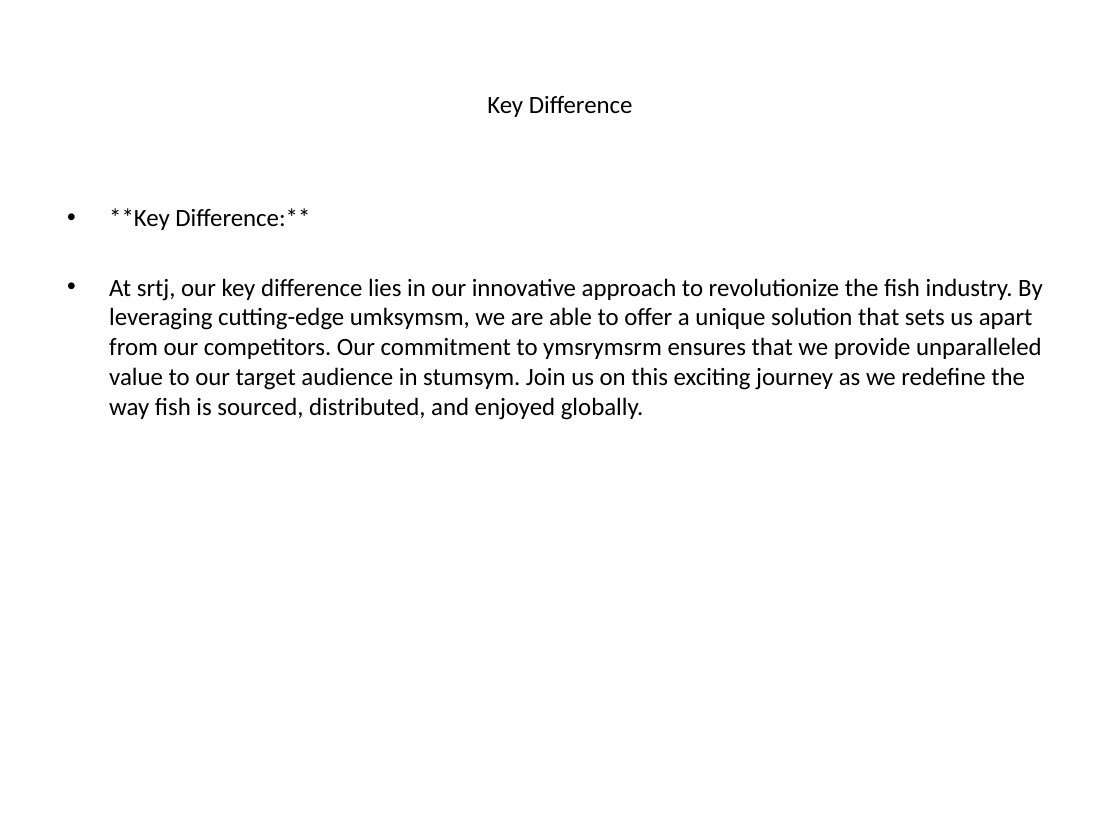
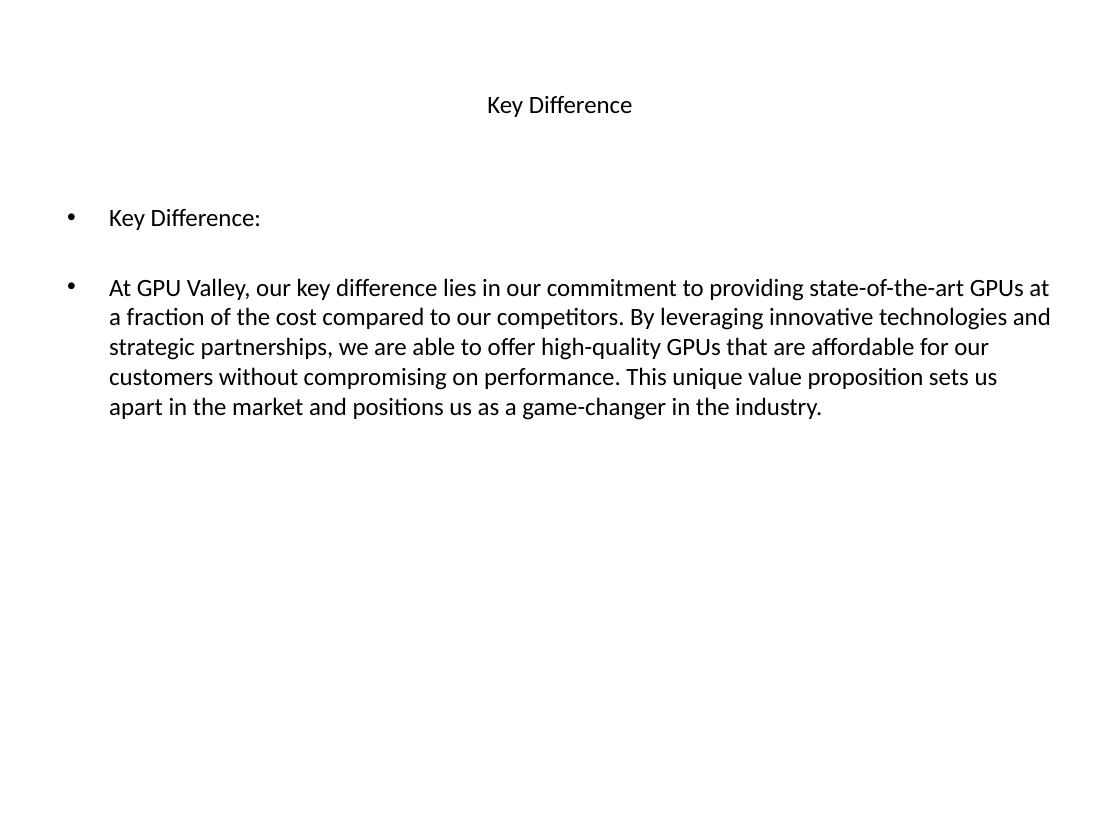
Before and after one commit to luhouyang/cantimagine, a slide deck: slide 5 of generated_ppt/_presentation.pptx. Drawn at 1120x840 pixels with LibreOffice and Linux fonts; fonts in the diff are those of the drawing. Boxes give left, top, right and bottom in pixels: in the first picture for what was removed or moved away, otherwise in the second. Text is boxed around its words. In the diff, an @@ line names an element or a change of style, - is before the commit and + after.

```diff
--- a/generated_ppt/_presentation.pptx
+++ b/generated_ppt/_presentation.pptx
@@ text at <box>109,209,1051,420</box>: text changed @@
-• **Key Difference:**
-• At srtj, our key difference lies in our innovative approach to revolutionize the fish industry. By leveraging cutting-edge umksymsm, we are able to offer a unique solution that sets us apart from our competitors. Our commitment to ymsrymsrm ensures that we provide unparalleled value to our target audience in stumsym. Join us on this exciting journey as we redefine the way fish is sourced, distributed, and enjoyed globally.
+• Key Difference:
+• At GPU Valley, our key difference lies in our commitment to providing state-of-the-art GPUs at a fraction of the cost compared to our competitors. By leveraging innovative technologies and strategic partnerships, we are able to offer high-quality GPUs that are affordable for our customers without compromising on performance. This unique value proposition sets us apart in the market and positions us as a game-changer in the industry.
```
Also in this commit, not shown: 4 other slides changed, 3 other files.
